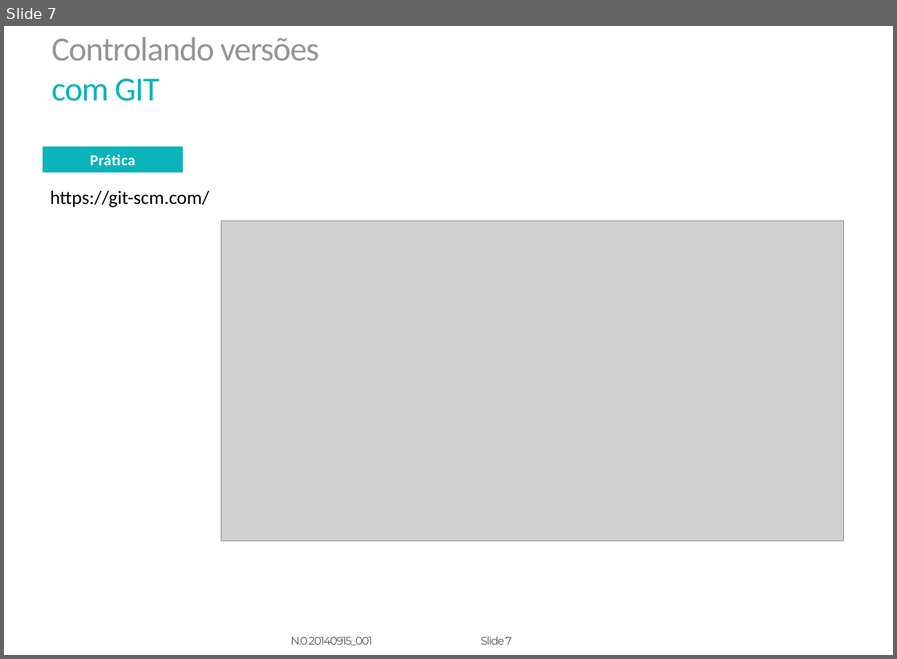
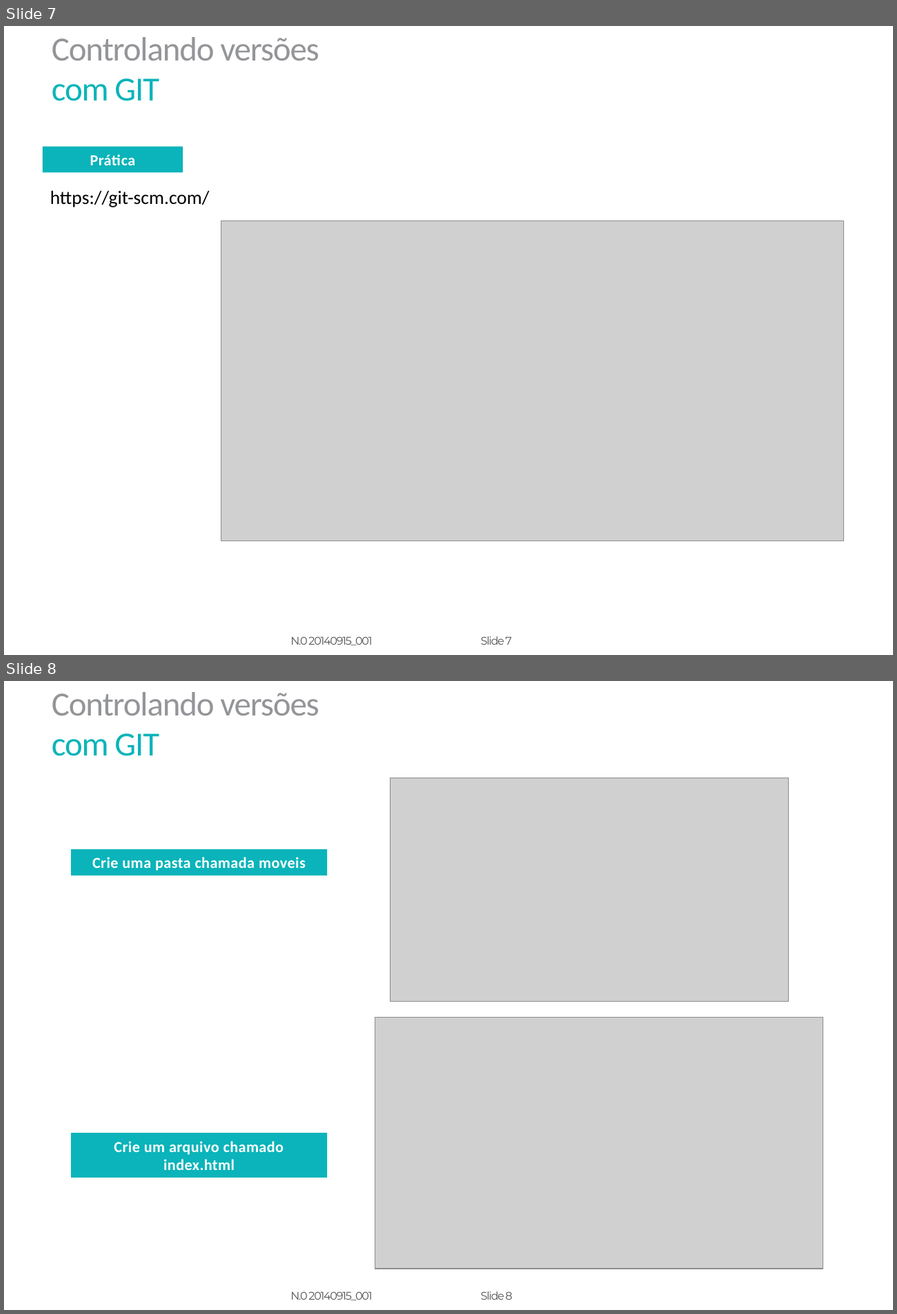
Before and after one commit to caused/git-workshop, a slide deck: Slides.pptx. Shown one above the other, each under a label of ours: slide 7 before the commit, slides 7 and 8 after it. The pictures are 897x659 and 897x1314 pixels, drawn with LibreOffice and Linux fonts; fonts in the diff are those of the drawing; grey boxes stand for pictures; background and template pictures are left out. Boxes give left, top, right and bottom in pixels: in the first picture for what was removed or moved away, otherwise in the second. Text is boxed around its words. In the diff, an @@ line names an element or a change of style, - is before the commit and + after.

Commit message:
Adicionando slides sobre: inicializar um repositorio e rastrear arquivos

```diff
--- a/Slides.pptx
+++ b/Slides.pptx
@@ slide 8 added at box(4, 681, 893, 1310), background picture (left out); not listed: 4 template elements that a slide beside it also shows @@
@@ picture added at box(390, 778, 789, 1002) @@
@@ rectangle added at box(71, 849, 327, 876), fill #0AB4BA, 14.5 pt, text #FFFFFF, bold @@
+Crie uma pasta chamada moveis
@@ picture added at box(375, 1017, 823, 1269) @@
@@ rectangle added at box(71, 1134, 327, 1178), fill #0AB4BA, 14.5 pt, text #FFFFFF, bold @@
+Crie um arquivo chamado index.html
```
Also in this commit, not shown: 9 other slides added.
